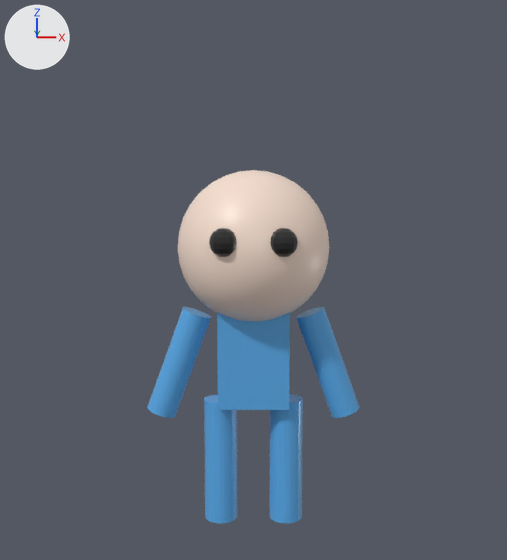
What one commit did to the Blender file tutorials/05_character_animation/05_character_animation.blend.
Before and after are seen from a 50 mm lens placed at (0.0, -4.18, 1.98), pointed at (0.0, -1.2, 1.64). The axes (+X, +Y, +Z) are drawn at upper left. The lights are the same throughout. The older version comes first.

Before the edit, the objects in view are built like this:
```python
ob_char_arm_l = bpy.data.objects.new('Char_Arm_L', me_cylinder)
ob_char_arm_l.location = (-0.45, 0.0, 1.0)
ob_char_arm_l.rotation_euler = (0.0, 0.349, 0.0)  # degrees (0, 20, 0)
ob_char_arm_r = bpy.data.objects.new('Char_Arm_R', me_cylinder_001)
ob_char_arm_r.location = (0.45, 0.0, 1.0)
ob_char_arm_r.rotation_euler = (0.0, -0.349, 0.0)  # degrees (0, -20, 0)
ob_char_eye_l = bpy.data.objects.new('Char_Eye_L', me_sphere_001)
ob_char_eye_l.location = (-0.16, -0.4, 1.75)
ob_char_eye_r = bpy.data.objects.new('Char_Eye_R', me_sphere_002)
ob_char_eye_r.location = (0.16, -0.4, 1.75)
ob_char_head = bpy.data.objects.new('Char_Head', me_sphere)
ob_char_head.location = (0.0, 0.0, 1.7)
ob_char_leg_l = bpy.data.objects.new('Char_Leg_L', me_cylinder_002)
ob_char_leg_l.location = (-0.2, 0.0, 0.4)
ob_char_leg_r = bpy.data.objects.new('Char_Leg_R', me_cylinder_003)
ob_char_leg_r.location = (0.2, 0.0, 0.4)
ob_char_torso = bpy.data.objects.new('Char_Torso', me_cube)
ob_char_torso.location = (0.0, 0.0, 0.0)
```
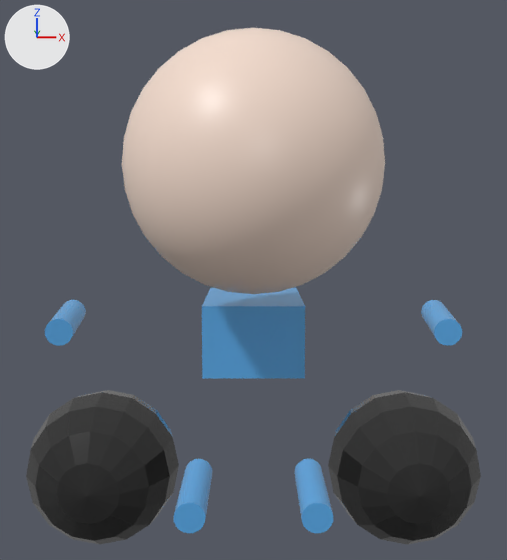
Boxes (x1, y1, x2, y2) around the edits, measured in the pictures (507 x 560 px):
'Char_Head', moved, turned
    before: (178, 170, 329, 321)
    after: (122, 28, 385, 294)
'Char_Eye_L', moved, turned
    before: (209, 228, 237, 257)
    after: (26, 390, 179, 544)
'Char_Eye_R', moved, turned
    before: (270, 228, 298, 257)
    after: (328, 390, 481, 544)
'Char_Torso', moved, turned
    before: (217, 312, 290, 410)
    after: (202, 288, 305, 378)
'Char_Leg_L', moved, turned
    before: (204, 394, 237, 523)
    after: (174, 459, 212, 533)
'Char_Leg_R', moved, turned
    before: (270, 394, 303, 523)
    after: (295, 459, 333, 533)
'Char_Arm_L', moved, turned
    before: (147, 307, 211, 418)
    after: (45, 300, 86, 346)
'Char_Arm_R', moved, turned
    before: (296, 307, 360, 418)
    after: (421, 300, 462, 346)

The change, as a list of edits to the scene's bpy script:
```text
Change ob_char_head:
    ob_char_head.location: (0.0, 0.0, 1.7) -> (0.0, -1.7, 2.1)
    ob_char_head.rotation_euler: (0.0, 0.0, 0.0) -> (1.571, 0.0, 0.0)  # degrees (0, 0, 0) -> degrees (90, 0, 0)
Change ob_char_eye_l:
    add ob_char_eye_l.parent = ob_char_head
Change ob_char_eye_r:
    add ob_char_eye_r.parent = ob_char_head
Change ob_char_torso:
    ob_char_torso.location: (0.0, 0.0, 0.0) -> (0.0, 0.0, 1.4)
    ob_char_torso.rotation_euler: (0.0, 0.0, 0.0) -> (1.571, 0.0, 0.0)  # degrees (0, 0, 0) -> degrees (90, 0, 0)
Change ob_char_arm_l:
    ob_char_arm_l.location: (-0.45, 0.0, 1.0) -> (-1.31, 0.693, 1.13)
    ob_char_arm_l.rotation_euler: (0.0, 0.349, 0.0) -> (-1.514, 0.46, 0.128)  # degrees (0, 20, 0) -> degrees (-87, 26, 7.3)
Change ob_char_arm_r:
    ob_char_arm_r.location: (0.45, 0.0, 1.0) -> (1.31, 0.693, 1.13)
    ob_char_arm_r.rotation_euler: (0.0, -0.349, 0.0) -> (-1.514, -0.46, -0.128)  # degrees (0, -20, 0) -> degrees (-87, -26, -7.3)
Change ob_char_leg_l:
    ob_char_leg_l.location: (-0.2, 0.0, 0.4) -> (-0.4, 0.4, 0.0)
    ob_char_leg_l.rotation_euler: (0.0, 0.0, 0.0) -> (-1.571, 0.0, 0.0)  # degrees (0, 0, 0) -> degrees (-90, 0, 0)
Change ob_char_leg_r:
    ob_char_leg_r.location: (0.2, 0.0, 0.4) -> (0.4, 0.4, 0.0)
    ob_char_leg_r.rotation_euler: (0.0, 0.0, 0.0) -> (-1.571, 0.0, 0.0)  # degrees (0, 0, 0) -> degrees (-90, 0, 0)
```
